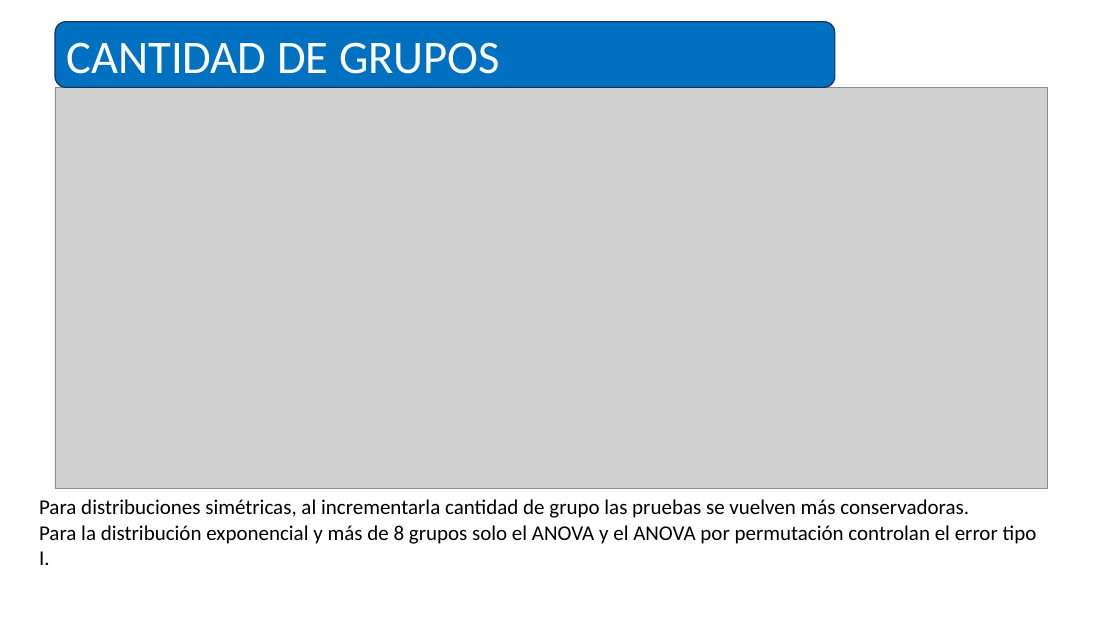
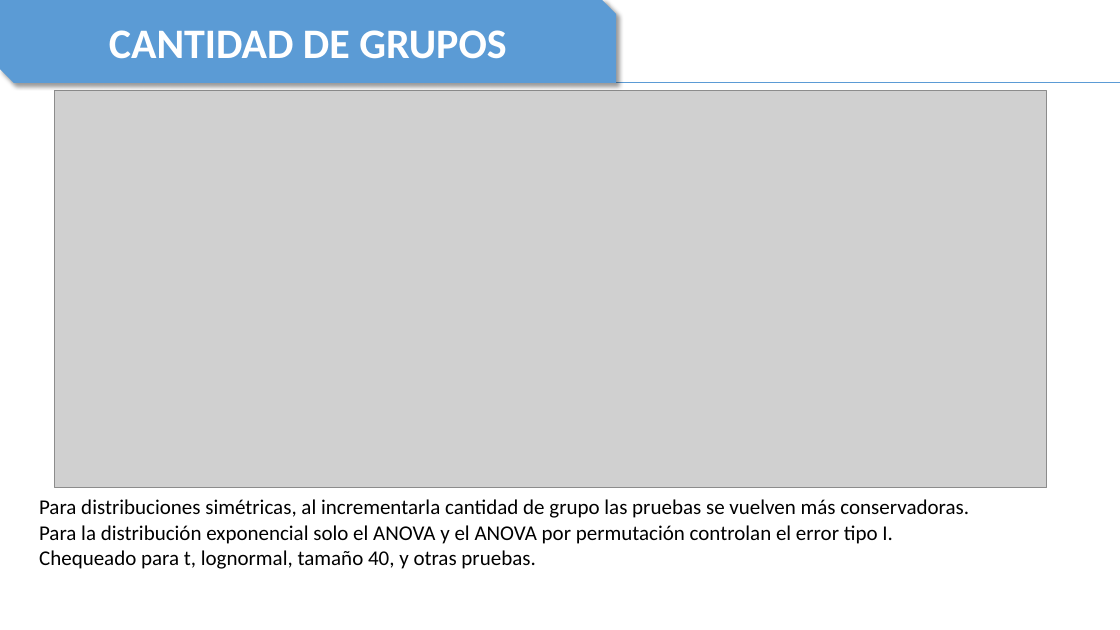
Before and after one commit to TheNaranjero/sae-2026, a slide deck: slide 11 of Presentation1.pptx (slide 7 before the commit). Drawn at 1120x630 pixels with LibreOffice and Linux fonts; fonts in the diff are those of the drawing; grey boxes stand for pictures. Boxes give left, top, right and bottom in pixels: in the first picture for what was removed or moved away, otherwise in the second. Text is boxed around its words. In the diff, an @@ line names an element or a change of style, - is before the commit and + after.

```diff
--- a/Presentation1.pptx
+++ b/Presentation1.pptx
@@ snip diag rect "CANTIDAD DE GRUPOS": place and size @@
-snip diag rect "CANTIDAD DE GRUPOS" at [55,22,834,87]
+snip diag rect "CANTIDAD DE GRUPOS" at [0,0,616,83]
@@ snip diag rect "CANTIDAD DE GRUPOS" at [0,0,616,83]: size 40 to 36 pt, bold on; alignment left to centre; rounded rectangle to snip diag rect; fill #0070C0 to #5B9BD5; outline #1E3256 1 pt to none; shadow on @@
@@ line added from (19, 82) to (1120, 82), #5B9BD5 0.5 pt @@
@@ picture: place and size @@
-picture at [55,87,1047,489]
+picture at [55,91,1047,488]
@@ text at [39,525,893,569]: text changed @@
-Para la distribución exponencial y más de 8 grupos solo el ANOVA y el ANOVA por permutación controlan el error tipo I.
+Para la distribución exponencial solo el ANOVA y el ANOVA por permutación controlan el error tipo I.
+Chequeado para t, lognormal, tamaño 40, y otras pruebas.
```
Also in this commit, not shown: 7 other slides changed, 9 slides added, 4 slides removed, 9 other files.
